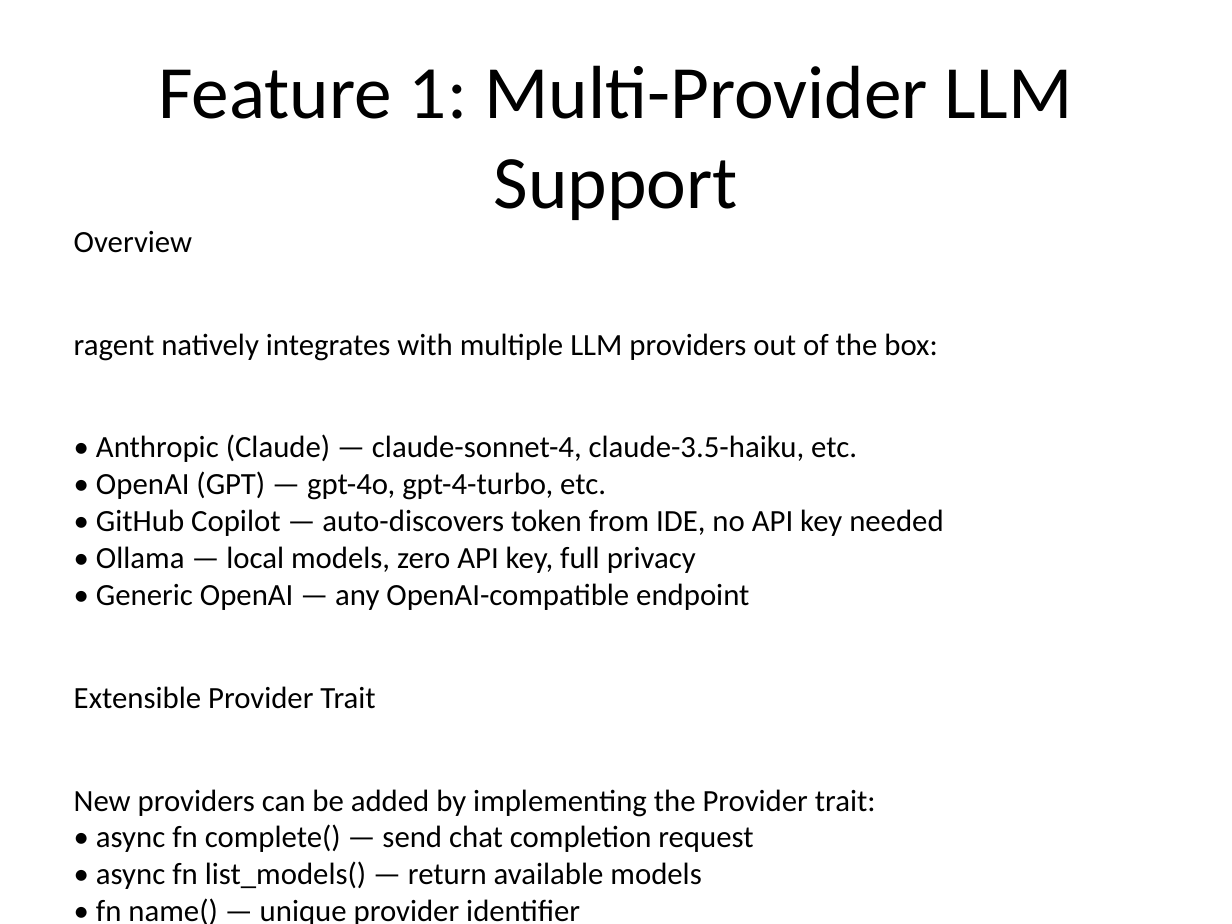
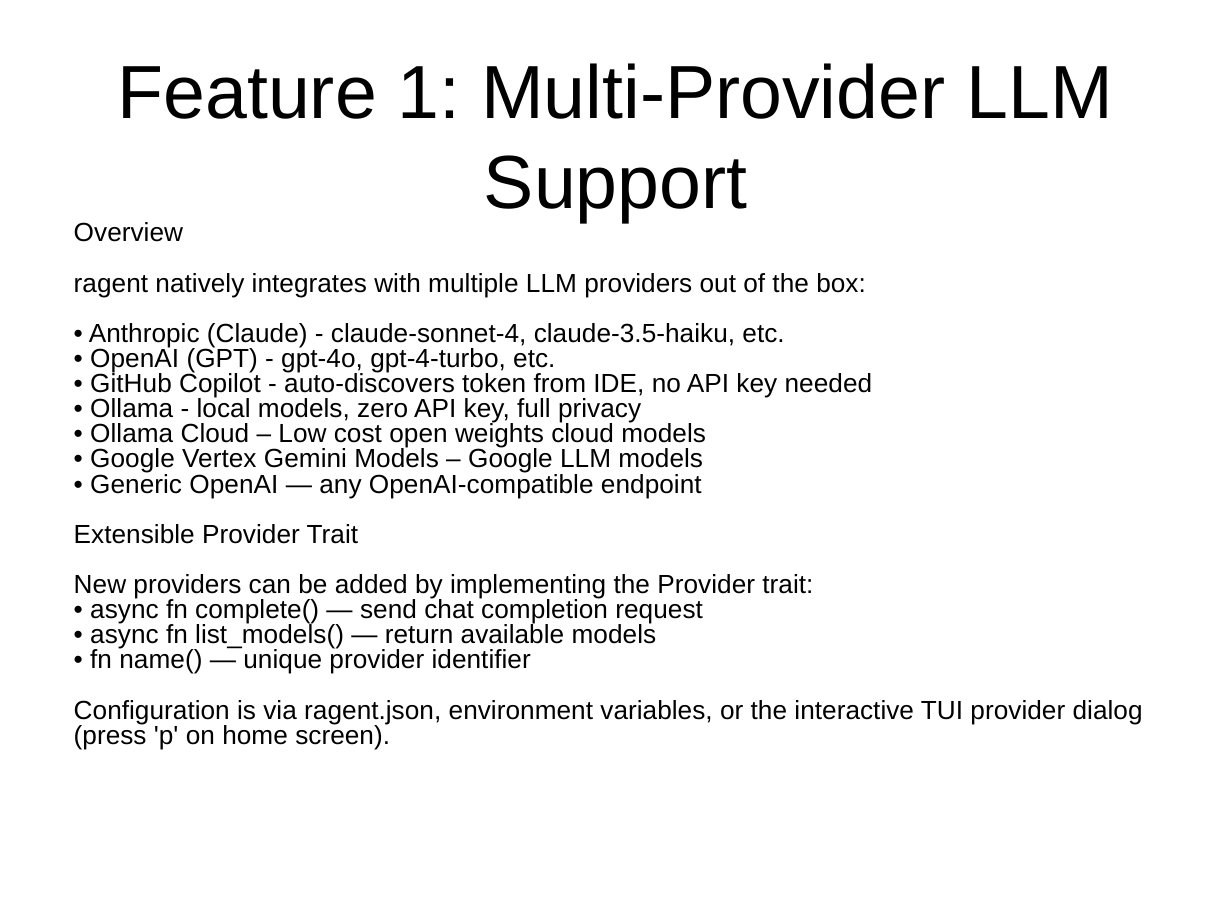
Before and after one commit to thawkins/ragent, a slide deck: slide 7 of RAGENTPRES.pptx. Drawn at 1232x924 pixels with LibreOffice and Linux fonts; fonts in the diff are those of the drawing. Boxes give left, top, right and bottom in pixels: in the first picture for what was removed or moved away, otherwise in the second. Text is boxed around its words. In the diff, an @@ line names an element or a change of style, - is before the commit and + after.

```diff
--- a/RAGENTPRES.pptx
+++ b/RAGENTPRES.pptx
@@ title "Feature 1: Multi-Provider LLM Support" at (118, 63, 1112, 223): font Calibri to Arial @@
@@ text at (74, 222, 1143, 750): size 18 to 15.3 pt, font Calibri to Arial in "Overview", "ragent natively integrates with multiple LLM providers ...", "• Generic OpenAI — any OpenAI-compatible endpoint", "Extensible Provider Trait" and 5 more places; line spacing 1 to 0.8 @@
@@ text at (89, 323, 873, 473): text changed; size 18 to 15.3 pt; font Calibri to Arial @@
-• Anthropic (Claude) — claude-sonnet-4, claude-3.5-haiku, etc.
-• OpenAI (GPT) — gpt-4o, gpt-4-turbo, etc.
-• GitHub Copilot — auto-discovers token from IDE, no API key needed
-• Ollama — local models, zero API key, full privacy
+• Anthropic (Claude) - claude-sonnet-4, claude-3.5-haiku, etc.
+• OpenAI (GPT) - gpt-4o, gpt-4-turbo, etc.
+• GitHub Copilot - auto-discovers token from IDE, no API key needed
+• Ollama - local models, zero API key, full privacy
+• Ollama Cloud – Low cost open weights cloud models
+• Google Vertex Gemini Models – Google LLM models
```
Also in this commit, not shown: 38 other slides changed, 12 other files.
